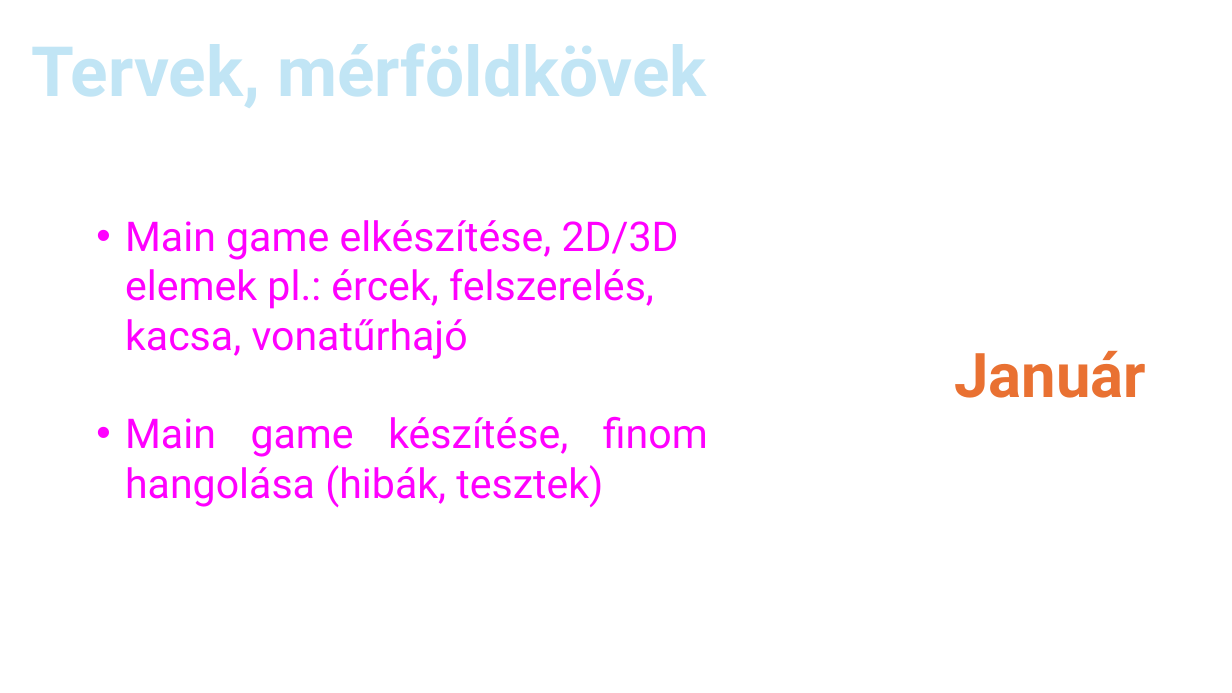
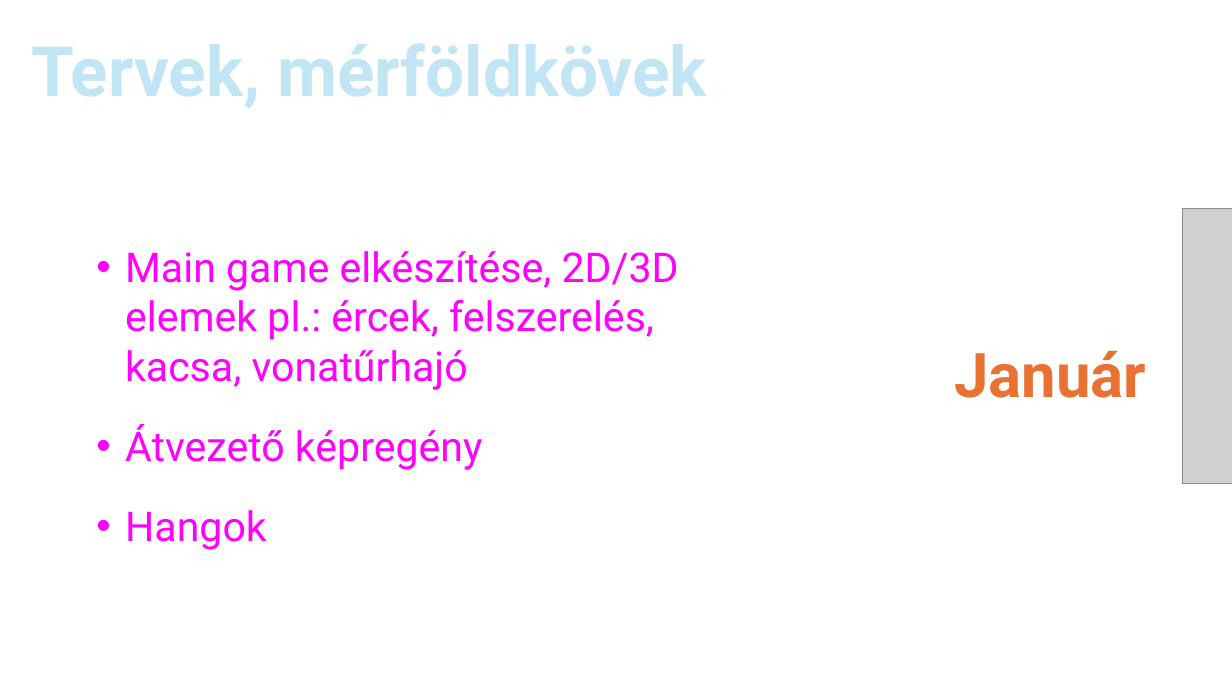
Before and after one commit to Z0lcs/SPACE-DUCK, a slide deck: slide 8 of PPT/Workshop_jan.pptx. Drawn at 1232x693 pixels with LibreOffice and Linux fonts; fonts in the diff are those of the drawing; grey boxes stand for pictures; background and template pictures are left out. Boxes give left, top, right and bottom in pixels: in the first picture for what was removed or moved away, otherwise in the second. Text is boxed around its words. In the diff, an @@ line names an element or a change of style, - is before the commit and + after.

Commit message:
PPT

```diff
--- a/PPT/Workshop_jan.pptx
+++ b/PPT/Workshop_jan.pptx
@@ picture added at box(1182, 209, 1232, 484) @@
@@ text at box(125, 251, 679, 390): more space between paragraphs @@
@@ text at box(125, 424, 483, 550): text changed @@
-• Main game készítése, finom hangolása (hibák, tesztek)
+• Átvezető képregény
+• Hangok
```
Also in this commit, not shown: 4 other slides changed, 1 slide added.
